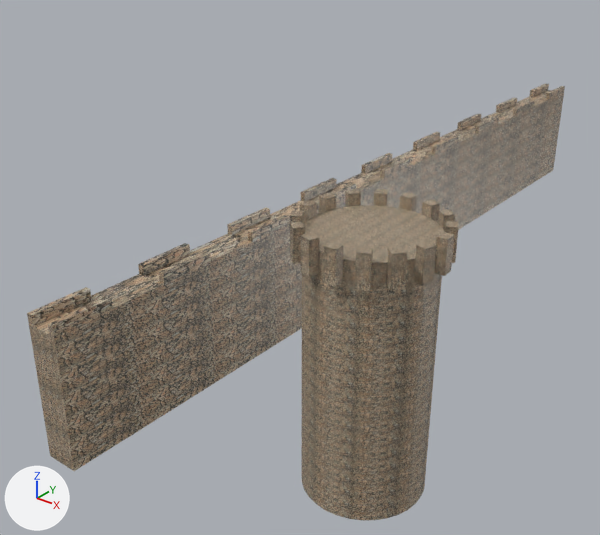
One commit to the Blender file COMP253_Fall_2019/Blender/Final Project/FinalProject.blend: the scene before it, then after it.
Before and after are seen from a 50 mm lens placed at (15.7, -24.7, 14.1), pointed at (0.2, -5.3, 2.1). Arrows for +X, +Y and +Z are at lower left; the lights stay in place.

Objects in the first picture: 'CastleTower', 'CastleWall'.
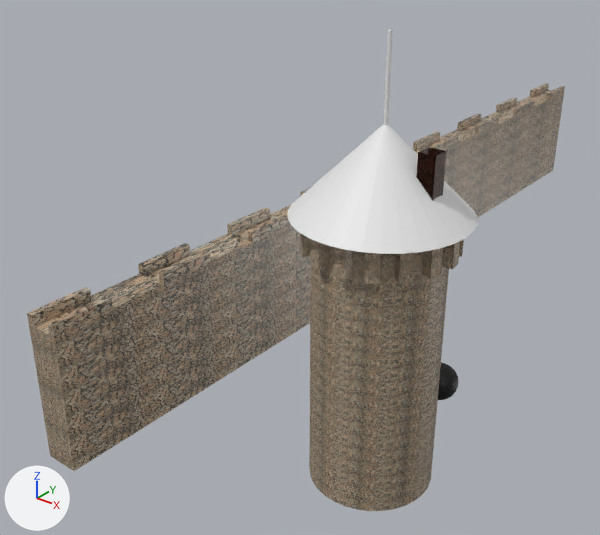
Commit message: CastleTower making + logos

Changed parts and their boxes [x1, y1, x2, y2] in the pictures (600 x 535 px):
'CastleTower', moved
    before: [290, 189, 459, 520]
    after: [299, 233, 464, 511]
'CastleTowerRoof', added
    after: [288, 124, 478, 254]
'CastleRoofChimney', added
    after: [416, 147, 446, 201]
'SmokeParticle', added (black)
    after: [438, 363, 458, 400]
'RoofFlagPole', now drawn
    after: [383, 30, 393, 125]

What the commit changed:
Picture 'CastleRoofChimney-Texture.jpg' (img_castleroofchimney_texture_jpg) is new.
Material 'Material.003' (mat_material_003) is new.
Its base color is (0.8, 0.8, 0.8) (white #e7e7e7).
Material 'Material.004' (mat_material_004) is new.
Its texture is img_castleroofchimney_texture_jpg.
Material 'Material.002' (mat_material_002) is new.
Its base color is (0.0, 0.0, 0.0) (black #000000).
Mesh me_cone is new.
It is a 32-sided cone pointing to +z spanning x -1.0..1.0, y -1.0..1.0, z -1.0..1.0.
It uses material mat_material_003 (its picture is missing).
Mesh me_cube_001 is new.
It has 20 vertices, 18 faces and spans x -1.0..1.0, y -1.0..1.0, z -1.0..1.0.
It uses material mat_material_004 (picture img_castleroofchimney_texture_jpg).
Mesh me_sphere is new.
It is a UV sphere (32 segments, 16 rings, poles along z) spanning x -1.0..1.0, y -1.0..1.0, z -1.0..1.0.
It uses material mat_material_002 (black #000000).
Object 'CastleTower' (ob_castletower) moves from (6.84, -11.16, 3.63) to (6.8, -10.8, 3.63).
Object 'CastleRoofChimney' (ob_castleroofchimney) is new; it shows me_cube_001.
Its parent is ob_castletowerroof.
Its matrix parent inverse is Matrix(((0.5, 0.0, 0.0, -3.4), (0.0, 0.5, 0.0, 5.4), (0.0, 0.0, 1.0, -8.4), (0.0, 0.0, 0.0, 1.0))).
Its location is (7.9, -10.8, 8.5).
Its scale is (0.2, 0.2, 0.5).
Object 'CastleTowerRoof' (ob_castletowerroof) is new; it shows me_cone.
Its parent is ob_castletower.
Its matrix parent inverse is Matrix(((0.667, 0.0, 0.0, -4.533), (0.0, 0.667, 0.0, 7.2), (0.0, 0.0, 0.333, -1.208), (0.0, 0.0, 0.0, 1.0))).
Its location is (6.8, -10.8, 8.4).
Its scale is (2.0, 2.0, 1.0).
Object 'SmokeParticle' (ob_smokeparticle) is new; it shows me_sphere.
Its location is (6.86, -7.65, 1.58).
Its scale is (0.5, 0.5, 0.5).
